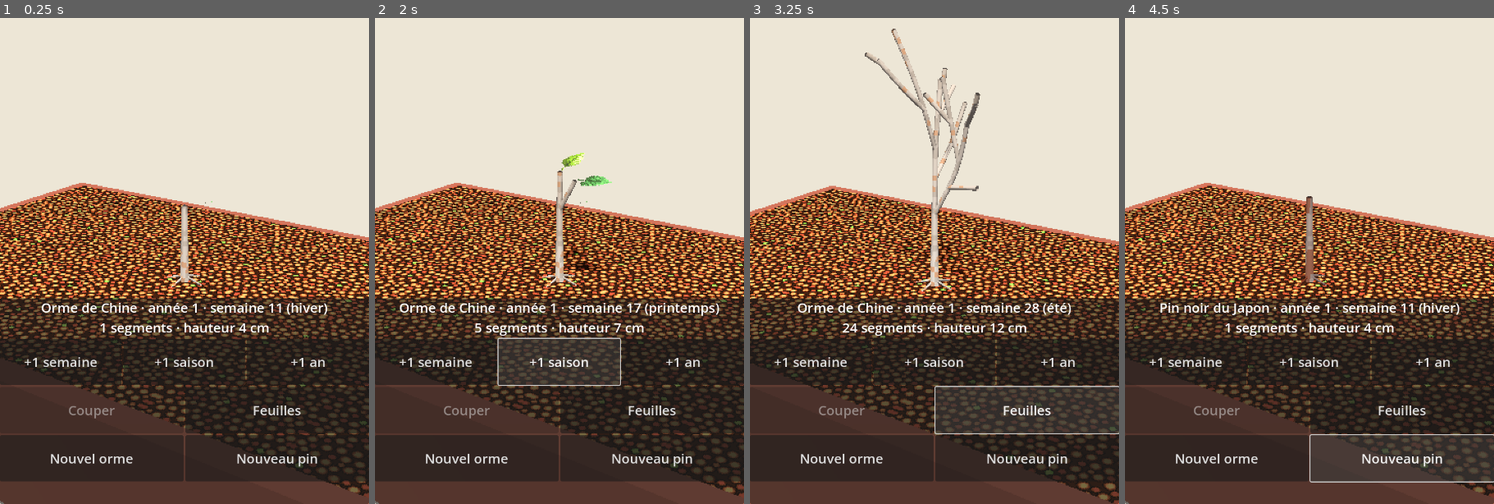
Above: before the commit, frames 1-4 (left to right).
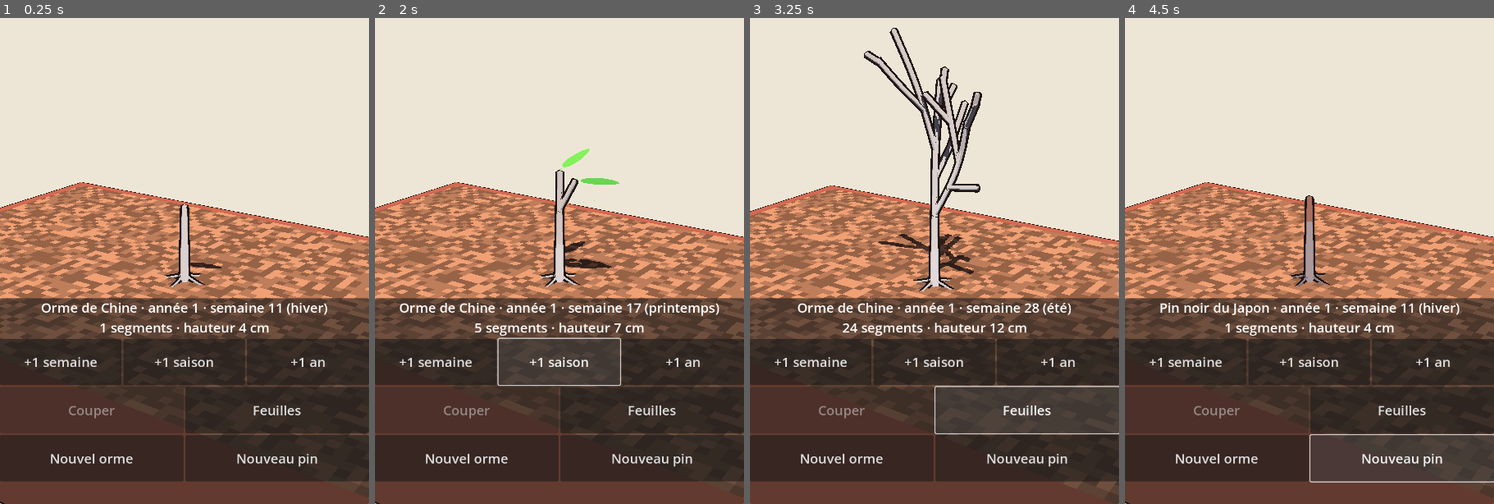
Above: after the commit, the same moments.

Repository: Ankool29/bonzai
Game: Godot game, scene res://scenes/main.tscn
The game is run twice, just before and just after one commit, with the same random seed, the same clock (stepped at 60 frames per second) and the same inputs.
Inputs:
- Up to frame 1 (0.25 s): no input
- Up to frame 2 (2 s): click "+1 semaine" at 0.5 s; click "+1 saison" at 1.25 s
- Up to frame 3 (3.25 s): click "+1 an" at 2 s; click "Feuilles" at 2.75 s
- Up to frame 4 (4.5 s): click "Nouvel orme" at 3.5 s; click "Nouveau pin" at 4.25 s

The runs differ from the first frame. In frame 1, 27% of the frame differs, in the area x 0-100%, y 33-100%; in frame 2, 28%; in frame 3, 29%, in the area x 0-100%, y 2-100%; in frame 4, 27%.

Commit message:
Étape 7 : cel shading pleine résolution (3 tons, contours, ombres portées, feuilles en géométrie)
Co-Authored-By: Claude Opus 5.5 <noreply@anthropic.com>
Claude-Session: https://claude.ai/code/session_01MAppfJEzF7Td7hJP7q14tM

Diff:
--- a/scripts/main.gd
+++ b/scripts/main.gd
@@ -1,9 +1,7 @@
 extends Node
-## Un bonsaï qui pousse et qu'on taille. Rendu pixel art : écorce procédurale, feuilles PixelLab ancrées aux nœuds,
-## aiguilles en géométrie, scène rendue en basse résolution (SubViewport) puis agrandie sans lissage.
-## Rotation au doigt, pincer pour zoomer.
-
-const TARGET_WIDTH := 360.0    # largeur du rendu en pixels
+## Un bonsaï qui pousse et qu'on taille. Rendu cel shading en pleine résolution (3 tons nets,
+## contours, ombres portées). Rotation au doigt, pincer pour zoomer.
+
 const REBUILD_MS := 250        # pendant que le temps défile, l'arbre est reconstruit au plus 4 fois/s
 
 var sim := TreeSim.new()
@@ -12,7 +10,6 @@
 var needles_mi := MeshInstance3D.new()
 var cam := Camera3D.new()
 var world := Node3D.new()
-var shrink := 4
 var yaw := 0.6
 var pitch := 0.25
 var dist := 0.35
@@ -37,25 +34,14 @@
 
 
 func _ready() -> void:
-	var screen := get_viewport().get_visible_rect().size
-	ui_scale = screen.x / 720.0
-	shrink = maxi(1, roundi(screen.x / TARGET_WIDTH))
-	var box := SubViewportContainer.new()
-	box.stretch = true
-	box.stretch_shrink = shrink
-	box.texture_filter = CanvasItem.TEXTURE_FILTER_NEAREST
-	box.mouse_filter = Control.MOUSE_FILTER_IGNORE
-	box.set_anchors_preset(Control.PRESET_FULL_RECT)
-	add_child(box)
-	var vp := SubViewport.new()
-	box.add_child(vp)
-	vp.add_child(world)
+	ui_scale = get_viewport().get_visible_rect().size.x / 720.0
+	add_child(world)
 	var env := Environment.new()
 	env.background_mode = Environment.BG_COLOR
 	env.background_color = Color(0.93, 0.9, 0.84)
 	env.ambient_light_source = Environment.AMBIENT_SOURCE_COLOR
-	env.ambient_light_color = Color(0.75, 0.75, 0.8)
-	env.ambient_light_energy = 0.6
+	env.ambient_light_color = Color(0.62, 0.66, 0.85)  # ombres bleutées
+	env.ambient_light_energy = 0.55
 	var we := WorldEnvironment.new()
 	we.environment = env
 	world.add_child(we)
@@ -63,10 +49,12 @@
 	sun.rotation_degrees = Vector3(-55, 35, 0)
 	sun.light_energy = 1.1
 	sun.shadow_enabled = true
+	sun.directional_shadow_max_distance = 3.0  # ombres nettes sur la petite scène
 	world.add_child(sun)
 	world.add_child(wood_mi)
 	world.add_child(leaves_mi)
-	needles_mi.material_override = TreeMesh.needle_material()
+	leaves_mi.material_override = TreeMesh.toon(0)
+	needles_mi.material_override = TreeMesh.toon(0)
 	world.add_child(needles_mi)
 	_add_pot()
 	cam.near = 0.005
@@ -78,36 +66,27 @@
 	_refresh()
 
 
-## Pot rectangulaire en terre cuite, terre d'akadama texturée.
+## Pot rectangulaire en terre cuite, terre d'akadama en granulés.
 func _add_pot() -> void:
 	var pot := MeshInstance3D.new()
 	var b := BoxMesh.new()
 	b.size = Vector3(0.32, 0.05, 0.22)
 	pot.mesh = b
 	pot.position.y = -0.026
-	var pm := StandardMaterial3D.new()
-	pm.albedo_color = Color(0.5, 0.27, 0.2)
-	pm.roughness = 1.0
-	pot.material_override = pm
+	pot.material_override = TreeMesh.toon(0, Color(0.55, 0.28, 0.2), true)
 	world.add_child(pot)
 	var soil := MeshInstance3D.new()
 	var pl := PlaneMesh.new()
 	pl.size = Vector2(0.3, 0.2)
 	soil.mesh = pl
 	soil.position.y = 0.0005
-	var sm := ShaderMaterial.new()
-	sm.shader = preload("res://shaders/soil.gdshader")
-	sm.set_shader_parameter("tex", load("res://textures/soil.png"))
-	sm.set_shader_parameter("scale", Vector2(6, 4))
-	soil.material_override = sm
+	soil.material_override = TreeMesh.toon(3, Color(0.5, 0.33, 0.22))
 	world.add_child(soil)
 
 
 func _set_species(species: Dictionary) -> void:
 	sim.reset(randi(), species)
 	wood_mi.material_override = TreeMesh.bark_material(sim)
-	if sim.foliage_tex != "":
-		leaves_mi.material_override = TreeMesh.leaf_material(load(sim.foliage_tex))
 
 
 func _build_ui() -> void:
@@ -277,9 +256,8 @@
 
 ## Sélectionne le segment le plus proche du doigt à l'écran.
 func _select_at(pos: Vector2) -> void:
-	pos /= shrink  # coordonnées du rendu basse résolution
 	var best := -1
-	var best_d := 40.0 * ui_scale / shrink
+	var best_d := 40.0 * ui_scale
 	for i in sim.segs.size():
 		var s := sim.segs[i]
 		if sim.growth(s, sim.week + frac) <= 0.0:
--- a/scripts/species.gd
+++ b/scripts/species.gd
@@ -8,9 +8,6 @@
 	# écorce desquamée en plaques marbrées gris, olive, beige, orangé ; automne jaune à rouge-violet.
 	# rameaux fins gris-brun ; écorce : voir le mode « lacebark » du shader
 	"bark_colors": [Color(0.55, 0.52, 0.47), Color(0.63, 0.6, 0.55), Color(0.62, 0.45, 0.32), Color(0.33, 0.28, 0.24)],
-	"bark_fleck": 0.15,
-	"bark_fissure": 0.18,
-	"foliage_tex": "res://textures/leaf_elm.png",  # 3 feuilles simples (PixelLab)
 	"foliage_size": 0.02,
 	"internode": 0.018,
 	"alpha": 1.6,
@@ -37,9 +34,6 @@
 	"name": "Pin noir du Japon",
 	# plaques gris foncé, fissures profondes brun-rouge
 	"bark_colors": [Color(0.38, 0.33, 0.31), Color(0.45, 0.4, 0.37), Color(0.4, 0.34, 0.3), Color(0.36, 0.18, 0.12)],
-	"bark_fleck": 0.0,
-	"bark_fissure": 0.28,
-	"foliage_tex": "",  # aiguilles dessinées en géométrie
 	"internode": 0.02,
 	"alpha": 1.6,
 	"apical": 0.62,
--- a/scripts/tree_mesh.gd
+++ b/scripts/tree_mesh.gd
@@ -1,13 +1,11 @@
 class_name TreeMesh
 extends RefCounted
-## Rendu pixel art texturé de l'arbre à l'instant t (semaines) :
+## Maillage de l'arbre à l'instant t (semaines), rendu en cel shading :
 ## - chaque axe (tronc, branche, rameau) est un tube continu, tracé et épaisseur lissés, écorce procédurale ;
-## - orme : une feuille par nœud, image PixelLab sur un plan ancré au nœud (3 variantes) ;
+## - orme : une feuille par nœud (pétiole et limbe ovale en géométrie), ancrée au nœud ;
 ## - pin : aiguilles par paires dessinées en géométrie (deux triangles fins croisés).
-## La scène est ensuite rendue en basse résolution par main.gd, d'où l'aspect pixel art.
 
 const SIDES := 12
-const FRAMES := 3                          # variantes de feuilles dans l'atlas
 const YOUNG := Color(0.55, 0.47, 0.38, 0.35)  # rameau de l'année : gris-brun lisse
 const SELECTED := Color(0.95, 0.2, 0.12, 0.7)
 const WEAK := Color(0.8, 0.7, 0.35, 0.3)     # branche qui s'affaiblit à l'ombre
@@ -27,7 +25,6 @@
 var idx := PackedInt32Array()
 var lverts := PackedVector3Array()  # feuilles
 var lnorms := PackedVector3Array()
-var luvs := PackedVector2Array()
 var lcols := PackedColorArray()
 
 
@@ -39,33 +36,23 @@
 	return m._build(highlight, leaves)
 
 
+## Matériau cel shading (voir shaders/toon.gdshader), avec contour optionnel.
+static func toon(pattern: int, color := Color.WHITE, outline := false) -> ShaderMaterial:
+	var mat := ShaderMaterial.new()
+	mat.shader = preload("res://shaders/toon.gdshader")
+	mat.set_shader_parameter("pattern", pattern)
+	mat.set_shader_parameter("albedo", color)
+	if outline:
+		var o := ShaderMaterial.new()
+		o.shader = preload("res://shaders/outline.gdshader")
+		mat.next_pass = o
+	return mat
+
+
 static func bark_material(s: TreeSim) -> ShaderMaterial:
-	var mat := ShaderMaterial.new()
-	mat.shader = preload("res://shaders/bark.gdshader")
+	var mat := toon(1 if s.leaf_years == 0 else 2, Color.WHITE, true)
 	for k in 4:
-		mat.set_shader_parameter(["tone1", "tone2", "fleck", "fissure"][k], s.bark_colors[k])
-	mat.set_shader_parameter("fleck_amount", s.bark_fleck)
-	mat.set_shader_parameter("fissure_amount", s.bark_fissure)
-	mat.set_shader_parameter("lacebark", s.leaf_years == 0)
-	return mat
-
-
-static func leaf_material(tex: Texture2D) -> StandardMaterial3D:
-	var mat := StandardMaterial3D.new()
-	mat.albedo_texture = tex
-	mat.texture_filter = BaseMaterial3D.TEXTURE_FILTER_NEAREST
-	mat.transparency = BaseMaterial3D.TRANSPARENCY_ALPHA_SCISSOR
-	mat.vertex_color_use_as_albedo = true
-	mat.cull_mode = BaseMaterial3D.CULL_DISABLED
-	mat.roughness = 1.0
-	return mat
-
-
-static func needle_material() -> StandardMaterial3D:
-	var mat := StandardMaterial3D.new()
-	mat.vertex_color_use_as_albedo = true
-	mat.cull_mode = BaseMaterial3D.CULL_DISABLED
-	mat.roughness = 1.0
+		mat.set_shader_parameter(["tone1", "tone2", "tone3", "fissure"][k], s.bark_colors[k])
 	return mat
 
 
@@ -184,7 +171,7 @@
 	var v := 0.0
 	var axis_seed := i0 * 0.37  # irrégularités propres à chaque axe
 	var prev := _ring(pts[0], d, a, rad[0], v, col[0], axis_seed)
-	_cap(prev, pts[0] - d * rad[0] * 0.5)
+	_cap(prev, pts[0] - d * rad[0] * 0.5, false)
 	for m in range(1, pts.size()):
 		d = (pts[m] - pts[m - 1]).normalized()
 		if m + 1 < pts.size():
@@ -194,11 +181,12 @@
 		var cur := _ring(pts[m], d, a, maxf(rad[m], 0.0008), v, col[m], axis_seed)
 		_join(prev, cur)
 		prev = cur
-	_cap(prev, pts[-1] + d * maxf(rad[rad.size() - 1], 0.0008) * 0.6)
+	_cap(prev, pts[-1] + d * maxf(rad[rad.size() - 1], 0.0008) * 0.6, true)
 
 
 ## Ferme un bout de tube (pointe, coupe) par un petit cône : plus de tube creux visible.
-func _cap(ring: int, tip: Vector3) -> void:
+## flip : sens des triangles pour que la face avant regarde dehors (nécessaire au contour).
+func _cap(ring: int, tip: Vector3, flip: bool) -> void:
 	var t0 := verts.size()
 	verts.append(tip)
 	norms.append((tip - verts[ring]).normalized())
@@ -206,8 +194,8 @@
 	uv2s.append(uv2s[ring])
 	cols.append(cols[ring])
 	for k in SIDES:
-		idx.append(ring + k)
-		idx.append(ring + k + 1)
+		idx.append(ring + k + (1 if flip else 0))
+		idx.append(ring + k + (0 if flip else 1))
 		idx.append(t0)
 
 
@@ -281,20 +269,40 @@
 		col *= Color(1.0, 0.9, 0.55)
 	if selected:
 		col = Color(1.0, 0.35, 0.3)
-	# Feuille d'orme : pétiole au nœud, limbe presque horizontal dans le prolongement du bourgeon
-	# (feuilles alternes sur deux rangs), légère inclinaison au hasard. L'image inclut le pétiole.
+	# Feuille d'orme : pétiole de 3 mm au nœud, limbe ovale pointu presque horizontal dans le
+	# prolongement du bourgeon (feuilles alternes sur deux rangs), légère inclinaison au hasard.
 	var dir := Vector3(s.lat_dir.x, s.lat_dir.y * 0.3, s.lat_dir.z).normalized()
 	var side := Vector3.UP.cross(dir).normalized().rotated(dir, (h - 0.5) * 0.8)
+	var nrm := dir.cross(side).normalized()
 	var l := sim.foliage_size * f
-	var b := s.end
-	var q := [b - side * l * 0.5, b + side * l * 0.5, b + side * l * 0.5 + dir * l, b - side * l * 0.5 + dir * l]
-	var u0 := float(floori(h * FRAMES) % FRAMES) / FRAMES
-	var u1 := u0 + 1.0 / FRAMES
-	var nrm := dir.cross(side).normalized()
-	for k in [[0, u0, 1.0], [1, u1, 1.0], [2, u1, 0.0], [0, u0, 1.0], [2, u1, 0.0], [3, u0, 0.0]]:
-		lverts.append(q[k[0]])
+	var w := l * 0.22
+	var b0 := s.end + dir * 0.003 * f  # base du limbe, au bout du pétiole
+	if not selected:
+		col *= Color(0.35, 0.62, 0.22) if h < 0.5 else Color(0.28, 0.55, 0.2)
+	_tri(s.end + side * 0.0004, s.end - side * 0.0004, b0, nrm, col)  # pétiole
+	var c := b0 + dir * l * 0.45
+	var prev := b0
+	for k in range(1, 13):
+		var u := PI * k / 12.0  # contour d'un côté puis de l'autre
+		var x := (1.0 - cos(u)) * 0.5
+		var y := sin(u) * (1.0 - x * 0.35) * w
+		var p1 := b0 + dir * l * x + side * y
+		_tri(c, prev, p1, nrm, col)
+		prev = p1
+	prev = b0
+	for k in range(1, 13):
+		var u := PI * k / 12.0
+		var x := (1.0 - cos(u)) * 0.5
+		var y := sin(u) * (1.0 - x * 0.35) * w * 0.85  # base oblique : un côté plus étroit
+		var p1 := b0 + dir * l * x - side * y
+		_tri(c, p1, prev, nrm, col)
+		prev = p1
+
+
+func _tri(p0: Vector3, p1: Vector3, p2: Vector3, nrm: Vector3, col: Color) -> void:
+	for q in [p0, p1, p2]:
+		lverts.append(q)
 		lnorms.append(nrm)
-		luvs.append(Vector2(k[1], k[2]))
 		lcols.append(col)
 
 
@@ -349,7 +357,6 @@
 	arr.resize(Mesh.ARRAY_MAX)
 	arr[Mesh.ARRAY_VERTEX] = lverts
 	arr[Mesh.ARRAY_NORMAL] = lnorms
-	arr[Mesh.ARRAY_TEX_UV] = luvs
 	arr[Mesh.ARRAY_COLOR] = lcols
 	mesh.add_surface_from_arrays(Mesh.PRIMITIVE_TRIANGLES, arr)
 	return mesh
--- a/scripts/tree_sim.gd
+++ b/scripts/tree_sim.gd
@@ -37,9 +37,6 @@
 # --- Paramètres de l'espèce (valeurs de l'orme ; remplacés par la fiche de scripts/species.gd) ---
 var name := "Orme de Chine"
 var bark_colors := [Color(0.55, 0.52, 0.47), Color(0.63, 0.6, 0.55), Color(0.62, 0.45, 0.32), Color(0.33, 0.28, 0.24)]
-var bark_fleck := 0.15
-var bark_fissure := 0.18
-var foliage_tex := "res://textures/leaf_elm.png"
 var foliage_size := 0.02     # longueur d'une feuille avec son pétiole (m)
 var internode := 0.018
 var alpha := 1.6              # vigueur totale = alpha × lumière captée
--- a/shaders/bark.gdshader
+++ /dev/null
@@ -1,47 +0,0 @@
-// Écorce procédurale en pixels : cellules d'environ 2,5 mm autour du tronc et le long du bois,
-// deux tons de fond et des fissures allongées (pin), ou plaques desquamées multicolores (orme).
-// UV.x = fraction du tour, UV.y = longueur depuis la base de l'axe (m), UV2.x = nombre de cellules du tour.
-// Couleur de sommet : rgb = teinte, a = part de teinte unie (pousse verte, bois mort, sélection).
-shader_type spatial;
-render_mode cull_disabled, specular_disabled;
-
-uniform vec3 tone1 : source_color = vec3(0.55, 0.52, 0.47);
-uniform vec3 tone2 : source_color = vec3(0.63, 0.6, 0.55);
-uniform vec3 fleck : source_color = vec3(0.62, 0.45, 0.32);
-uniform vec3 fissure : source_color = vec3(0.33, 0.28, 0.24);
-uniform float fleck_amount = 0.15;
-uniform float fissure_amount = 0.18;
-uniform float cell_len = 0.0025;
-uniform float plate_len = 0.012;
-// Orme de Chine : écorce desquamée en plaques irrégulières (gris, olive, beige, orangé, crème).
-uniform bool lacebark = false;
-const vec3 PLATES[5] = { vec3(0.56, 0.55, 0.5), vec3(0.5, 0.52, 0.42), vec3(0.66, 0.6, 0.5), vec3(0.72, 0.5, 0.3), vec3(0.76, 0.72, 0.62) };
-
-float h(vec2 p, float s) {
-	return fract(sin(dot(p, vec2(12.9898, 78.233)) + s) * 43758.5453);
-}
-
-void fragment() {
-	float cells = max(UV2.x, 3.0);
-	float cu = mod(floor(UV.x * cells), cells);
-	float cl = floor(UV.y / cell_len);
-	float plate = floor(UV.y / plate_len + h(vec2(cu, 0.0), 1.0));
-	vec3 c = h(vec2(cu, cl), 3.0) < 0.55 ? tone1 : tone2;
-	if (h(vec2(cu, cl), 5.0) < fleck_amount) {
-		c = fleck;
-	}
-	if (lacebark) {
-		if (cells >= 10.0) {  // les rameaux fins restent lisses
-			float row = floor(UV.y / 0.006);
-			float pu = floor(UV.x * cells / 2.6 + h(vec2(row, 0.0), 7.0));
-			float pl = floor(UV.y / 0.006 + h(vec2(floor(cu / 3.0), 0.0), 8.0));
-			float k = h(vec2(pu, pl), 9.0);
-			int i = k < 0.4 ? 0 : (k < 0.55 ? 1 : (k < 0.75 ? 2 : (k < 0.88 ? 3 : 4)));
-			c = PLATES[i] * (0.94 + 0.12 * h(vec2(cu, cl), 3.0));
-		}
-	} else if (h(vec2(cu, plate), 2.0) < fissure_amount) {
-		c = fissure;
-	}
-	ALBEDO = mix(c, COLOR.rgb, COLOR.a);
-	ROUGHNESS = 1.0;
-}
--- /dev/null
+++ b/shaders/outline.gdshader
@@ -0,0 +1,14 @@
+// Contour : le maillage est redessiné légèrement gonflé, faces avant masquées (« coque inversée »).
+shader_type spatial;
+render_mode cull_front, unshaded, shadows_disabled;
+
+uniform vec4 color : source_color = vec4(0.13, 0.09, 0.08, 1.0);
+uniform float width = 0.0008;
+
+void vertex() {
+	VERTEX += NORMAL * width;
+}
+
+void fragment() {
+	ALBEDO = color.rgb;
+}
--- a/shaders/soil.gdshader
+++ /dev/null
@@ -1,11 +0,0 @@
-// Terre : texture pixel art (PixelLab) répétée en miroir, sans raccord visible.
-shader_type spatial;
-render_mode specular_disabled;
-
-uniform sampler2D tex : source_color, filter_nearest;
-uniform vec2 scale = vec2(1.0);
-
-void fragment() {
-	ALBEDO = texture(tex, abs(fract(UV * scale * 0.5) * 2.0 - 1.0)).rgb;
-	ROUGHNESS = 1.0;
-}
--- /dev/null
+++ b/shaders/toon.gdshader
@@ -0,0 +1,56 @@
+// Cel shading : éclairage arrondi à 3 tons nets (lumière, mi-teinte, ombre), ombres portées nettes.
+// L'ombre prend la couleur de la lumière ambiante (bleutée), pas du gris.
+// pattern : 0 = couleur de sommet × albedo ; 1 = écorce d'orme (plaques) ; 2 = écorce de pin (fissures) ;
+// 3 = terre (granulés). Écorce : UV.x = fraction du tour, UV.y = longueur (m), UV2.x = cellules de 2,5 mm
+// sur le tour ; couleur de sommet rgb = teinte, a = part de teinte unie (rameau de l'année, bois mort, sélection).
+shader_type spatial;
+render_mode cull_disabled, specular_disabled;
+
+uniform vec4 albedo : source_color = vec4(1.0);
+uniform int pattern = 0;
+uniform vec3 tone1 : source_color = vec3(0.56, 0.55, 0.5);
+uniform vec3 tone2 : source_color = vec3(0.5, 0.52, 0.42);
+uniform vec3 tone3 : source_color = vec3(0.72, 0.5, 0.3);
+uniform vec3 fissure : source_color = vec3(0.33, 0.28, 0.24);
+
+varying vec3 wpos;
+
+float h(vec2 p, float s) {
+	return fract(sin(dot(p, vec2(12.9898, 78.233)) + s) * 43758.5453);
+}
+
+void vertex() {
+	wpos = (MODEL_MATRIX * vec4(VERTEX, 1.0)).xyz;
+}
+
+void fragment() {
+	vec3 c = albedo.rgb * COLOR.rgb;
+	if (pattern == 1 || pattern == 2) {
+		// grandes plaques : 4 cellules de 2,5 mm par plaque autour du tronc, 12 à 20 mm de long
+		float big = max(floor(UV2.x / 4.0), 1.0);
+		float cu = mod(floor(UV.x * big), big);
+		float row = floor(UV.y / (pattern == 1 ? 0.012 : 0.02) + h(vec2(cu, 0.0), 1.0));
+		float k = h(vec2(cu, row), 9.0);
+		vec3 b = tone1;
+		if (pattern == 1 && big >= 3.0) {
+			b = k < 0.5 ? tone1 : (k < 0.8 ? tone2 : tone3);
+		} else if (pattern == 2 && k < 0.35) {
+			b = fissure;
+		}
+		c = mix(b, COLOR.rgb, COLOR.a);
+	} else if (pattern == 3) {
+		float k = h(floor(wpos.xz / 0.004), 4.0);
+		c = albedo.rgb * (k < 0.3 ? 1.25 : (k < 0.6 ? 1.0 : 0.8));
+	}
+	ALBEDO = c;
+	if (!FRONT_FACING) {
+		NORMAL = -NORMAL;
+	}
+}
+
+void light() {
+	float ndl = dot(NORMAL, LIGHT);
+	float lit = ndl > 0.3 ? 1.0 : (ndl > 0.0 ? 0.55 : 0.0);
+	lit *= ATTENUATION > 0.5 ? 1.0 : 0.0;  // ombre portée : tout ou rien
+	DIFFUSE_LIGHT += lit * LIGHT_COLOR / PI;
+}
Binary file removed: textures/leaf_elm.png
Binary file removed: textures/soil.png
Not shown, changed: CLAUDE.md
Not shown, added: docs/ETAPE7.md
